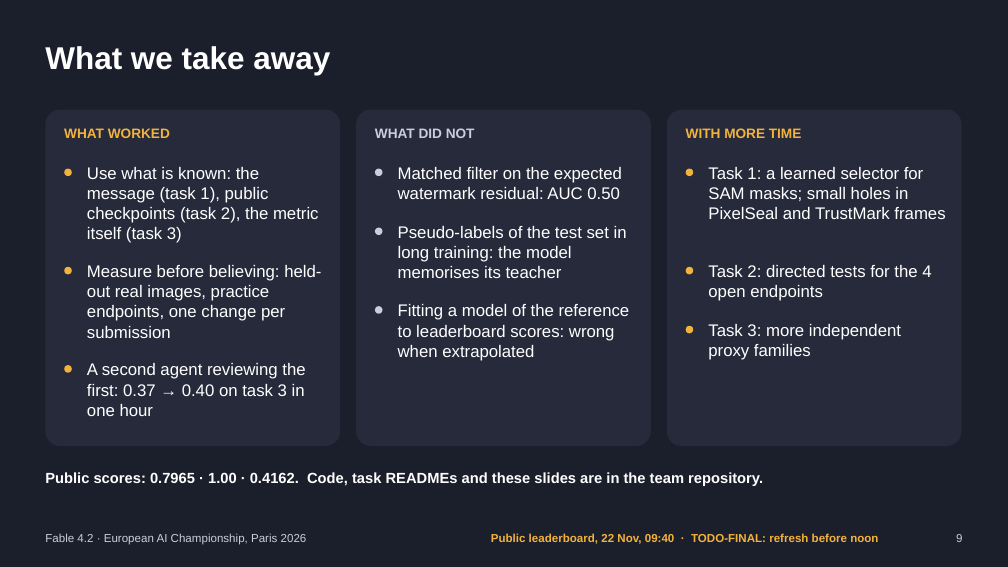
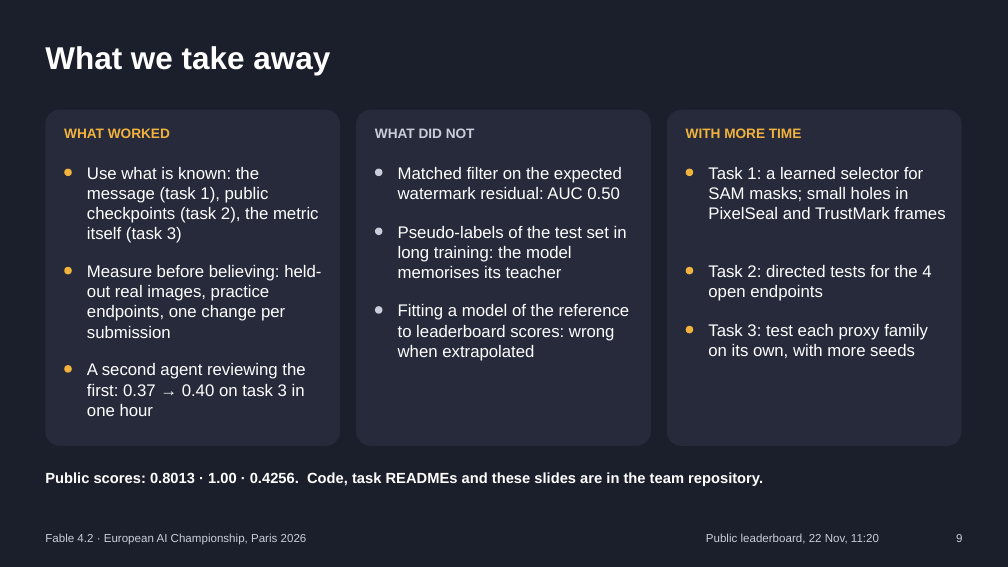
Before and after one commit to AnMaLeNo/Fable-4.2, a slide deck: slide 9 of slides/Fable4.2_slides.pptx. Drawn at 1008x567 pixels with LibreOffice and Linux fonts; fonts in the diff are those of the drawing. Boxes give left, top, right and bottom in pixels: in the first picture for what was removed or moved away, otherwise in the second. Text is boxed around its words. In the diff, an @@ line names an element or a change of style, - is before the commit and + after.

```diff
--- a/slides/Fable4.2_slides.pptx
+++ b/slides/Fable4.2_slides.pptx
@@ text at [708,324,928,358]: text changed @@
-Task 3: more independent proxy families
+Task 3: test each proxy family on its own, with more seeds
@@ text at [45,472,763,486]: text changed @@
-Public scores: 0.7965 · 1.00 · 0.4162. Code, task READMEs and these slides are in the team repository.
+Public scores: 0.8013 · 1.00 · 0.4256. Code, task READMEs and these slides are in the team repository.
@@ text at [706,533,879,544]: text changed; text colour #F2B33D to #C9CEDA; bold off @@
-Public leaderboard, 22 Nov, 09:40 · TODO-FINAL: refresh before noon
+Public leaderboard, 22 Nov, 11:20
```
Also in this commit, not shown: 6 other slides changed, 13 other files.
